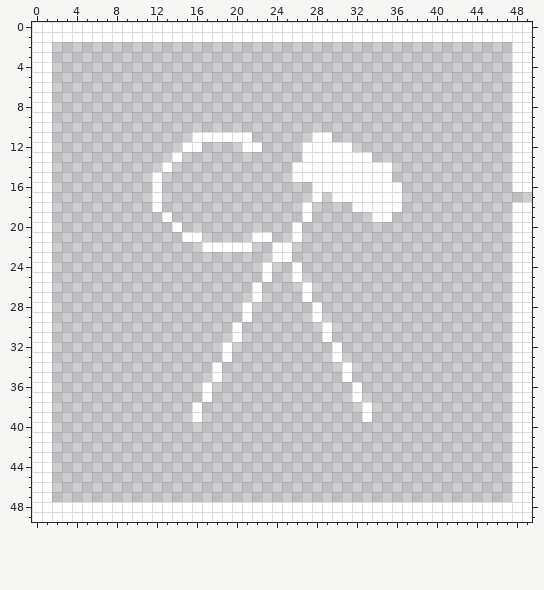
Two versions of one pixel-art file, deltaworld/assets/textures/achievement_poor_spectre.aseprite. The first picture shows the starting point.
50x50 pixels, 1 frame.
And afterwards:
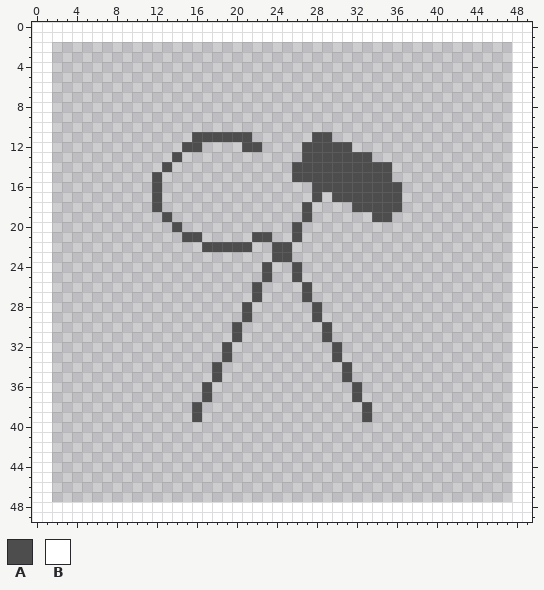
Palette (. is transparent): A #4d4d4d  B #ffffff
Message: Improved achievement menu alignment, darkened achievement textures when locked
Diff:
@@ x 0..49 @@
 10 BB..............................................BB
-11 BB..............BBBBBB......BB..................BB
-12 BB.............BB....BB....BBBBB................BB
-13 BB............B............BBBBBBB..............BB
-14 BB...........B............BBBBBBBBBB............BB
-15 BB..........B.............BBBBBBBBBB............BB
-16 BB..........B...............BBBBBBBBB...........BB
-17 BB..........B...............B.BBBBBBB.............
-18 BB..........B..............B....BBBBB...........BB
-19 BB...........B.............B......BB............BB
-20 BB............B...........B.....................BB
-21 BB.............BB.....BB..B.....................BB
-22 BB...............BBBBB..BB......................BB
-23 BB......................BB......................BB
-24 BB.....................B..B.....................BB
-25 BB.....................B..B.....................BB
-26 BB....................B....B....................BB
-27 BB....................B....B....................BB
-28 BB...................B......B...................BB
-29 BB...................B......B...................BB
-30 BB..................B........B..................BB
-31 BB..................B........B..................BB
-32 BB.................B..........B.................BB
-33 BB.................B..........B.................BB
-34 BB................B............B................BB
-35 BB................B............B................BB
-36 BB...............B..............B...............BB
-37 BB...............B..............B...............BB
-38 BB..............B................B..............BB
-39 BB..............B................B..............BB
+11 BB..............AAAAAA......AA..................BB
+12 BB.............AA....AA....AAAAA................BB
+13 BB............A............AAAAAAA..............BB
+14 BB...........A............AAAAAAAAAA............BB
+15 BB..........A.............AAAAAAAAAA............BB
+16 BB..........A...............AAAAAAAAA...........BB
+17 BB..........A...............A.AAAAAAA...........BB
+18 BB..........A..............A....AAAAA...........BB
+19 BB...........A.............A......AA............BB
+20 BB............A...........A.....................BB
+21 BB.............AA.....AA..A.....................BB
+22 BB...............AAAAA..AA......................BB
+23 BB......................AA......................BB
+24 BB.....................A..A.....................BB
+25 BB.....................A..A.....................BB
+26 BB....................A....A....................BB
+27 BB....................A....A....................BB
+28 BB...................A......A...................BB
+29 BB...................A......A...................BB
+30 BB..................A........A..................BB
+31 BB..................A........A..................BB
+32 BB.................A..........A.................BB
+33 BB.................A..........A.................BB
+34 BB................A............A................BB
+35 BB................A............A................BB
+36 BB...............A..............A...............BB
+37 BB...............A..............A...............BB
+38 BB..............A................A..............BB
+39 BB..............A................A..............BB
 40 BB..............................................BB
Boxes around the changes in both pictures, in picture pixels (x1, y1, x2, y2):
changed: (152, 132, 402, 422)
added: (512, 192, 532, 202)
